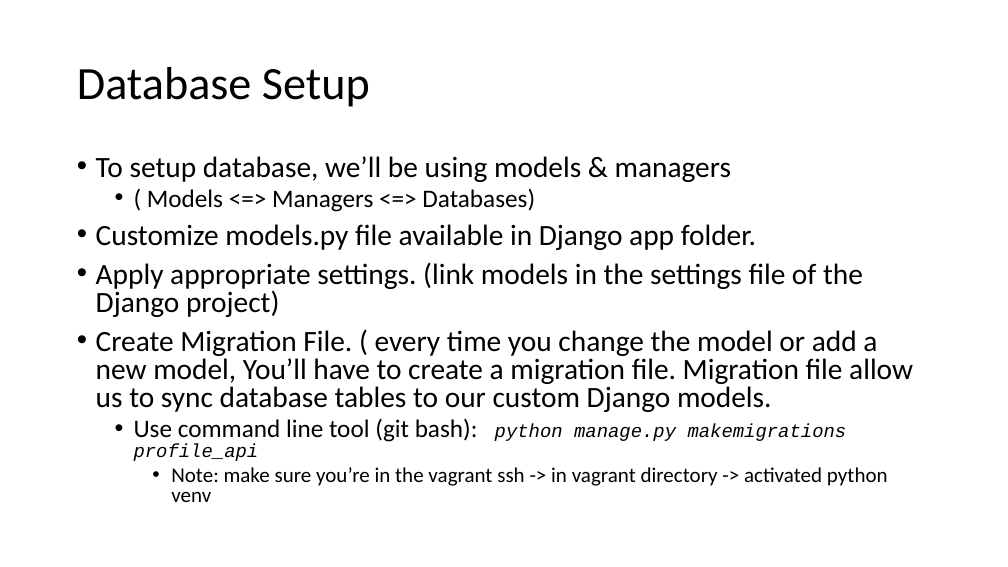
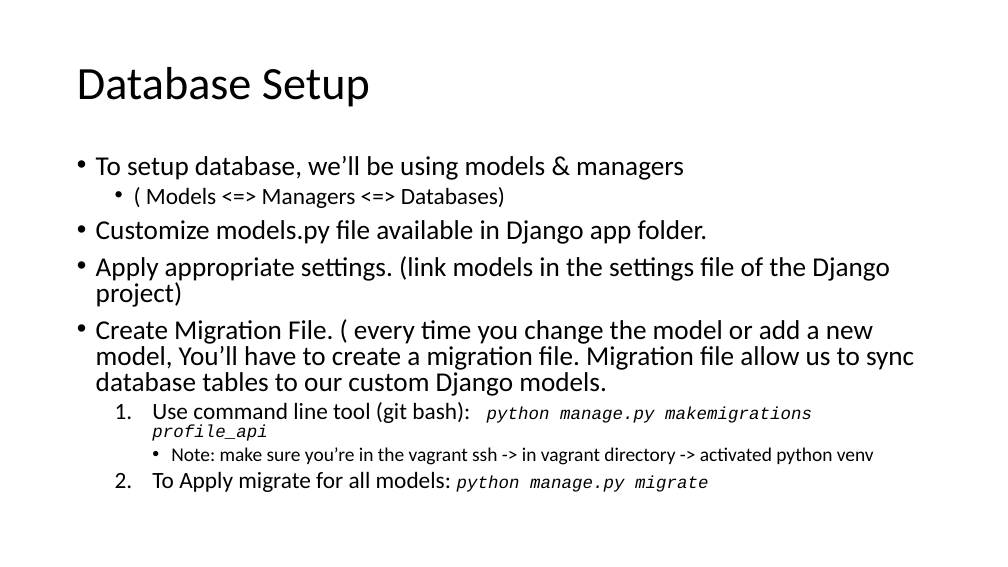
Before and after one commit to Smit24-git/profiles-rest-api, a slide deck: slide 11 of setup.pptx. Drawn at 1008x567 pixels with LibreOffice and Linux fonts; fonts in the diff are those of the drawing. Boxes give left, top, right and bottom in pixels: in the first picture for what was removed or moved away, otherwise in the second. Text is boxed around its words. In the diff, an @@ line names an element or a change of style, - is before the commit and + after.

```diff
--- a/setup.pptx
+++ b/setup.pptx
@@ text at (96,156,914,465): size 28 to 25.9 pt in "To setup database, we’ll be using models ...", "Customize models.py file available in Django app ...", "Apply appropriate settings. (link models in the ...", "Create Migration File. ( every time you ..."; size 24 to 22.2 pt in "( Models <=> Managers <=> Databases)", "Use command line tool (git bash):"; size 18 to 16.6 pt in "python manage.py makemigrations profile_api"; size 20 to 18.5 pt in "Note: make sure you’re in the vagrant ..."; bullet • to 1. @@
@@ text at (152,471,708,492): paragraph added @@
+  2. To Apply migrate for all models: python manage.py migrate
```
Also in this commit, not shown: 1 slide added, 1 other file.
